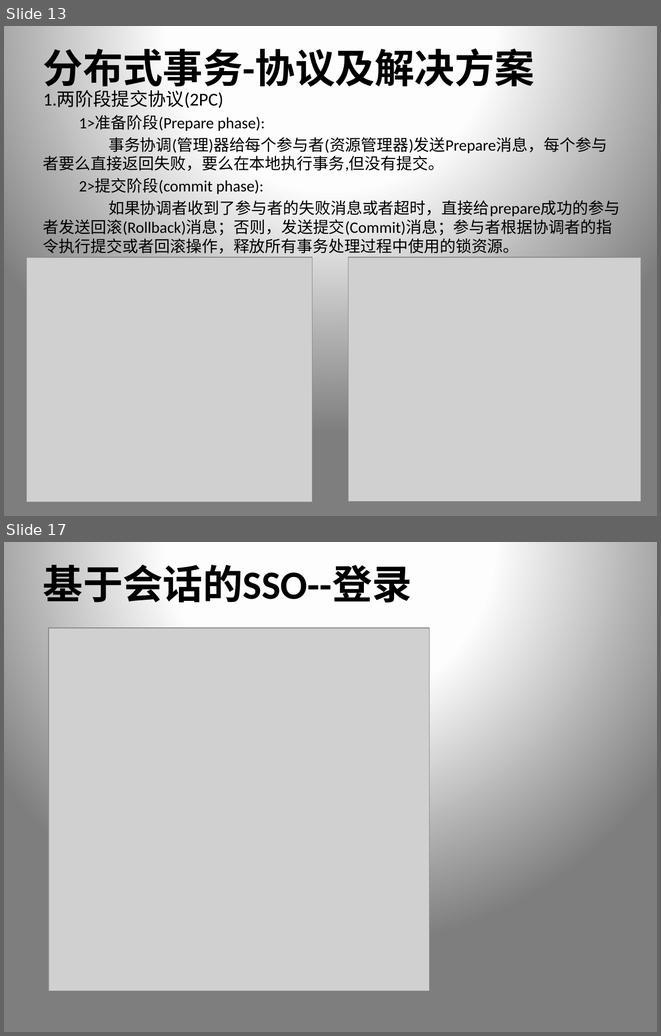
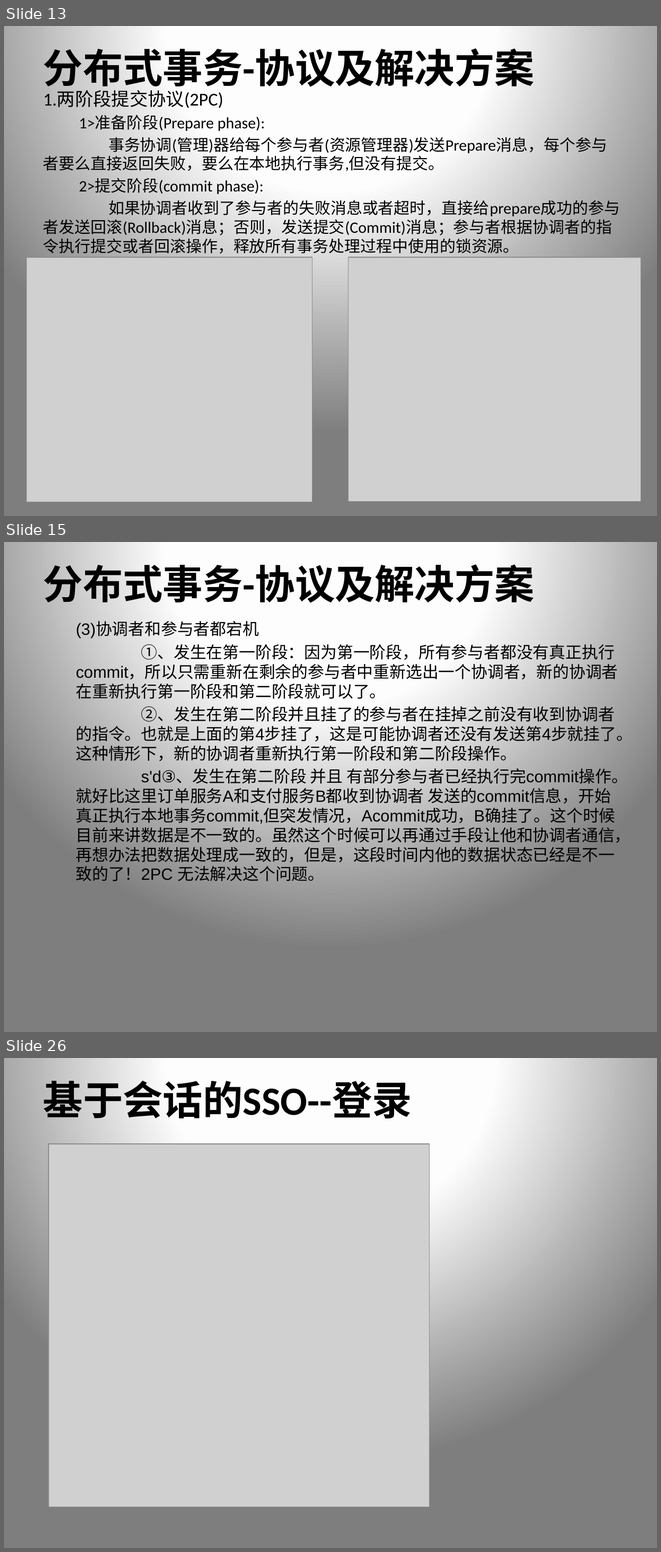
Before and after one commit to xiongpeter/study-notes, a slide deck: 我的.pptx. Shown one above the other, each under a label of ours: slides 13 and 17 before the commit, slides 13, 15 and 26 after it; the slides between them are not shown. The pictures are 661x1036 and 661x1552 pixels, drawn with LibreOffice and Linux fonts; fonts in the diff are those of the drawing; grey boxes stand for pictures. Boxes give left, top, right and bottom in pixels: in the first picture for what was removed or moved away, otherwise in the second. Text is boxed around its words. In the diff, an @@ line names an element or a change of style, - is before the commit and + after.

```diff
--- a/我的.pptx
+++ b/我的.pptx
@@ slide 15 added at [4,542,657,1032], background gradient #FFFFFF to #FEFEFE to #7F7F7F @@
@@ title added at [43,558,535,609], 44 pt, text #000000, bold @@
+分布式事务-协议及解决方案
@@ text added at [76,622,633,881], 18 pt, text #000000 @@
+  (3)协调者和参与者都宕机
+  ①、发生在第一阶段：因为第一阶段，所有参与者都没有真正执行commit，所以只需重新在剩余的参与者中重新选出一个协调者，新的协调者在重新执行第一阶段和第二阶段就可以了。
+  ②、发生在第二阶段并且挂了的参与者在挂掉之前没有收到协调者的指令。也就是上面的第4步挂了，这是可能协调者还没有发送第4步就挂了。这种情形下，新的协调者重新执行第一阶段和第二阶段操作。
+  s'd③、发生在第二阶段 并且 有部分参与者已经执行完commit操作。就好比这里订单服务A和支付服务B都收到协调者 发送的commit信息，开始真正执行本地事务commit,但突发情况，Acommit成功，B确挂了。这个时候目前来讲数据是不一致的。虽然这个时候可以再通过手段让他和协调者通信，再想办法把数据处理成一致的，但是，这段时间内他的数据状态已经是不一致的了！2PC 无法解决这个问题。
@@ what was slide 17 is now slide 26 @@
```
Also in this commit, not shown: 3 slides changed, 8 other slides added.
